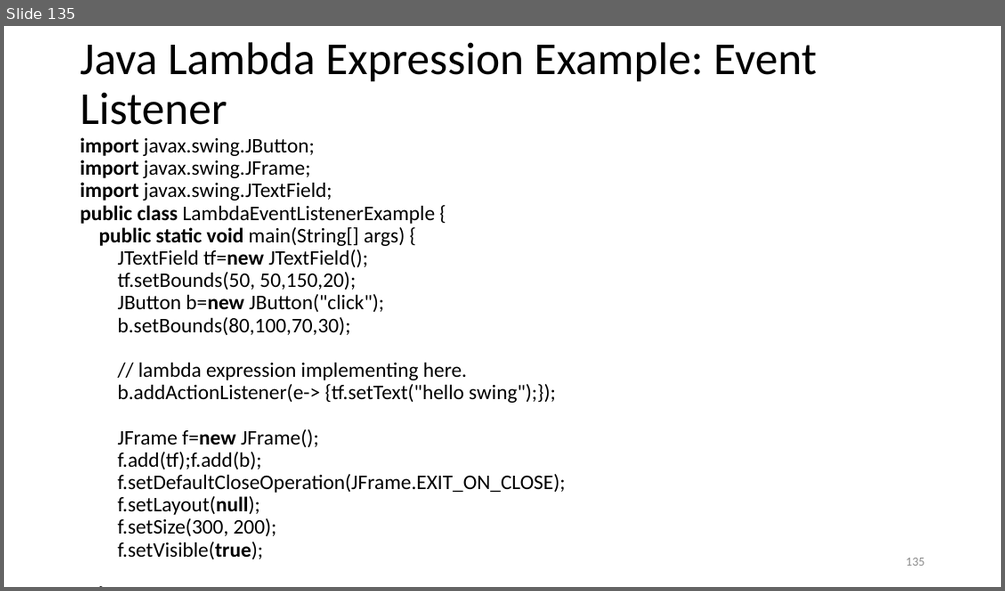
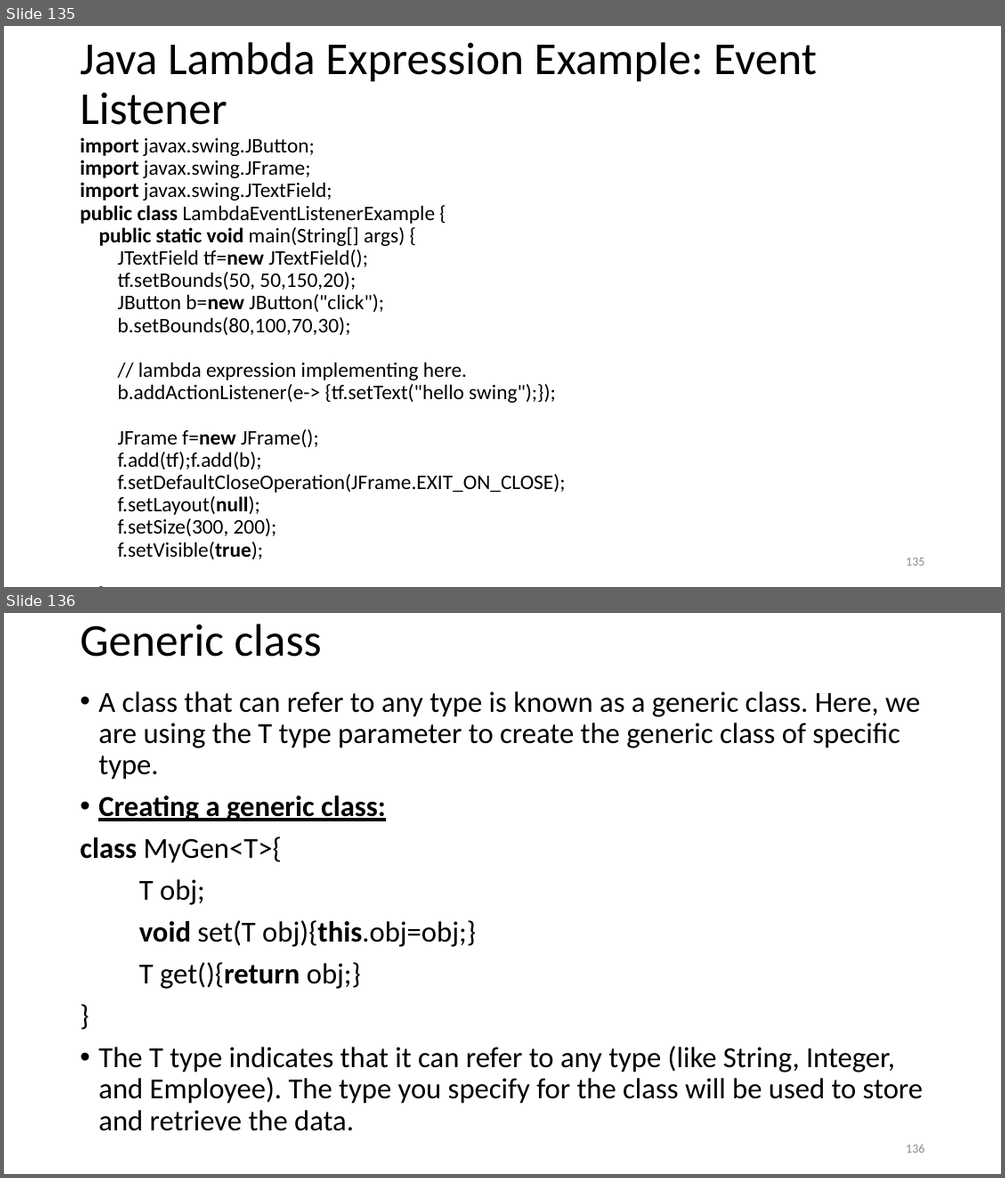
Before and after one commit to suniljeevan/JAVA-FULLSTACK-DEVELOPMENT-2026, a slide deck: COURSE MATERIALS/Module-1 CSE3427.pptx. Shown one above the other, each under a label of ours: slide 135 before the commit, slides 135 and 136 after it. The pictures are 1005x591 and 1005x1178 pixels, drawn with LibreOffice and Linux fonts; fonts in the diff are those of the drawing; background and template pictures are left out. Boxes give left, top, right and bottom in pixels: in the first picture for what was removed or moved away, otherwise in the second. Text is boxed around its words. In the diff, an @@ line names an element or a change of style, - is before the commit and + after.

```diff
--- a/COURSE MATERIALS/Module-1 CSE3427.pptx
+++ b/COURSE MATERIALS/Module-1 CSE3427.pptx
@@ slide 136 added at <box>4,613,1001,1174</box>, background #FFFFFF @@
@@ title added at <box>80,624,322,657</box>, 44 pt, text #000000 @@
+Generic class
@@ text added at <box>80,691,922,1131</box>, 28 pt, text #000000 @@
+• A class that can refer to any type is known as a generic class. Here, we are using the T type parameter to create the generic class of specific type.
+• Creating a generic class:
+class MyGen<T>{
+T obj;
+void set(T obj){this.obj=obj;}
+T get(){return obj;}
+}
+• The T type indicates that it can refer to any type (like String, Integer, and Employee). The type you specify for the class will be used to store and retrieve the data.
@@ page number added at <box>906,1144,924,1152</box>, 12 pt, text #8C8C8C @@
+136
```
Also in this commit, not shown: 1 slide changed, 17 other slides added.
